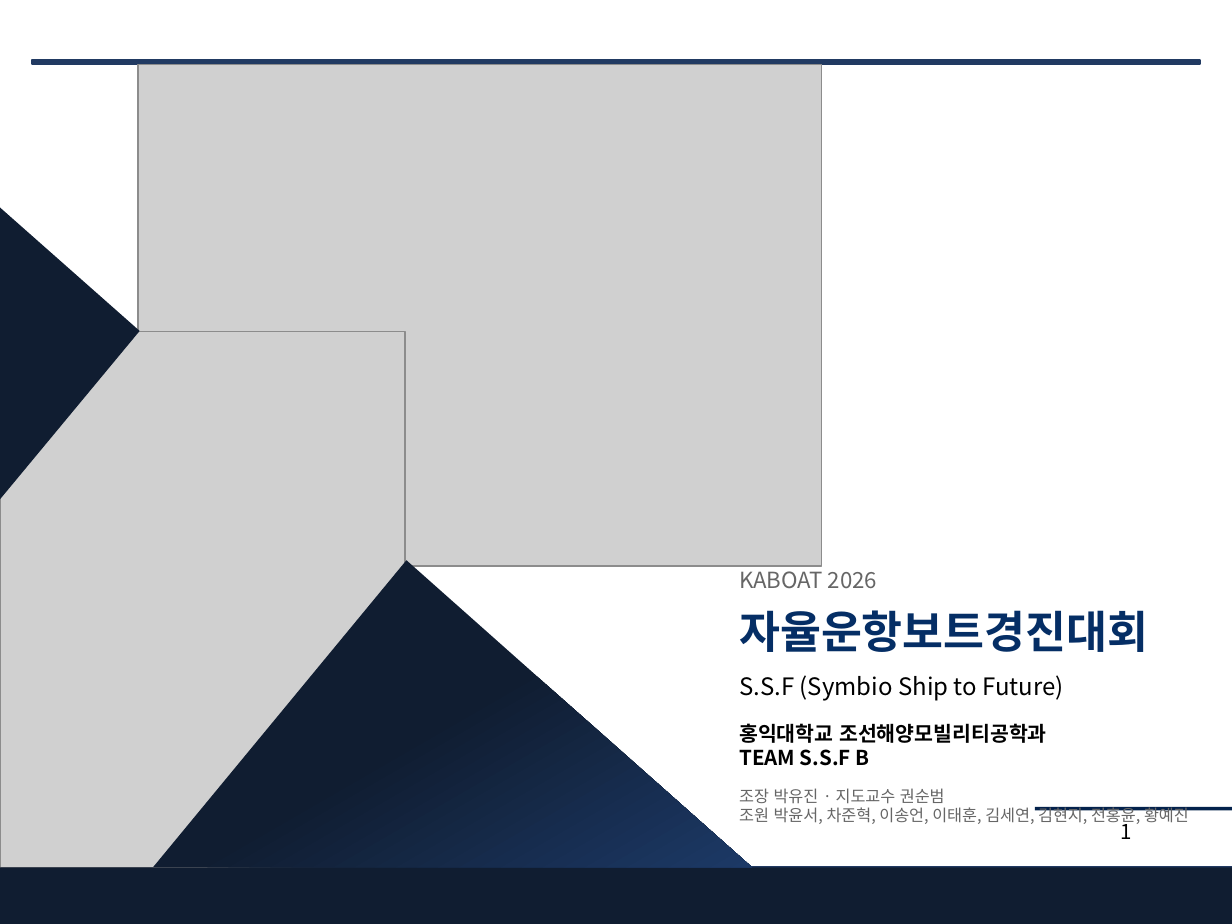
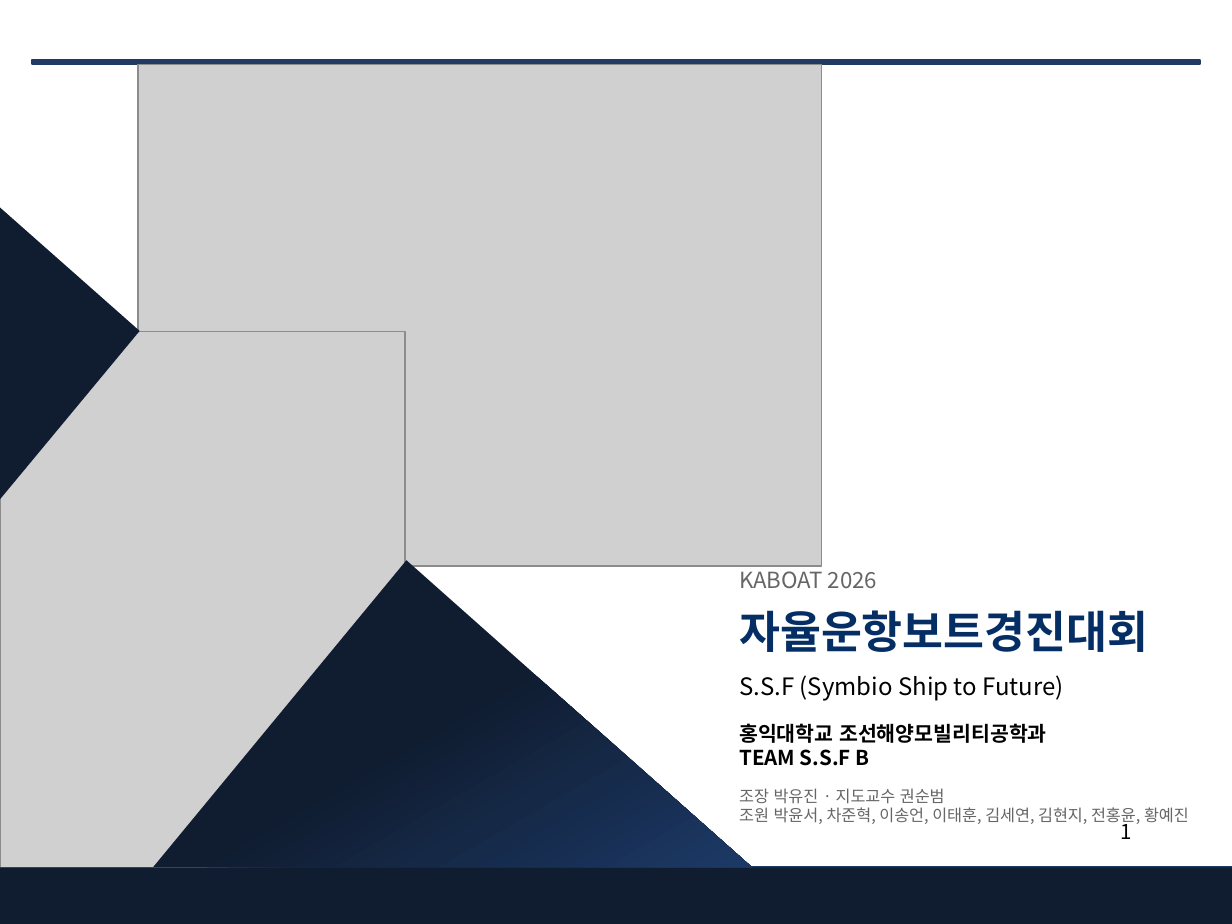
Before and after one commit to unmatsutake377-rgb/ros2_ws, a slide deck: slide 1 of docs/전달용/보고서_분담/발표자료_SSF_B.pptx. Drawn at 1232x924 pixels with LibreOffice and Linux fonts; fonts in the diff are those of the drawing; grey boxes stand for pictures. Boxes give left, top, right and bottom in pixels: in the first picture for what was removed or moved away, otherwise in the second. Text is boxed around its words. In the diff, an @@ line names an element or a change of style, - is before the commit and + after.

```diff
--- a/docs/전달용/보고서_분담/발표자료_SSF_B.pptx
+++ b/docs/전달용/보고서_분담/발표자료_SSF_B.pptx
@@ rectangle removed at <box>1035,807,1232,811</box> @@
```
Also in this commit, not shown: 5 other slides changed, 5 other files.
